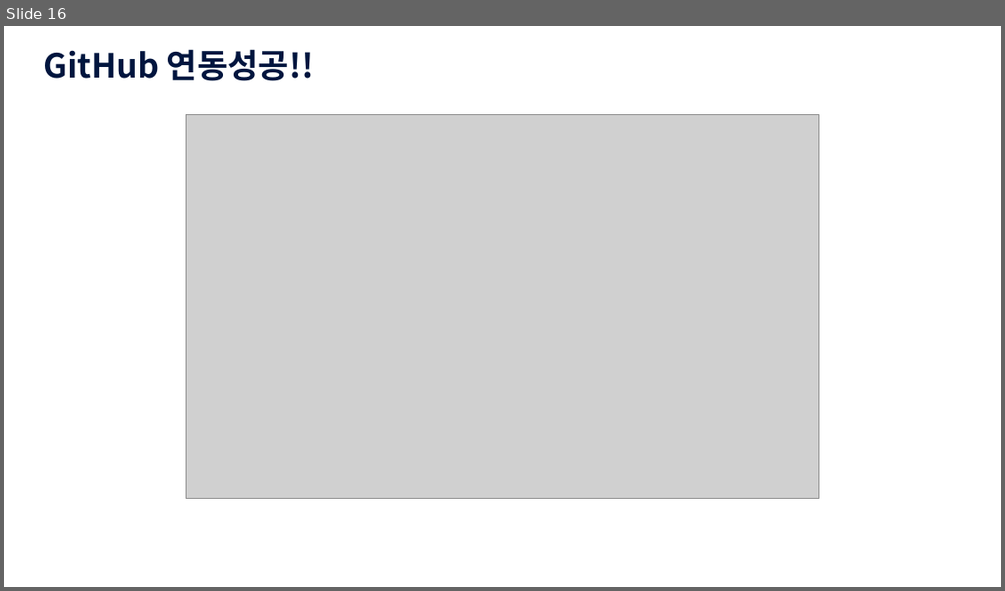
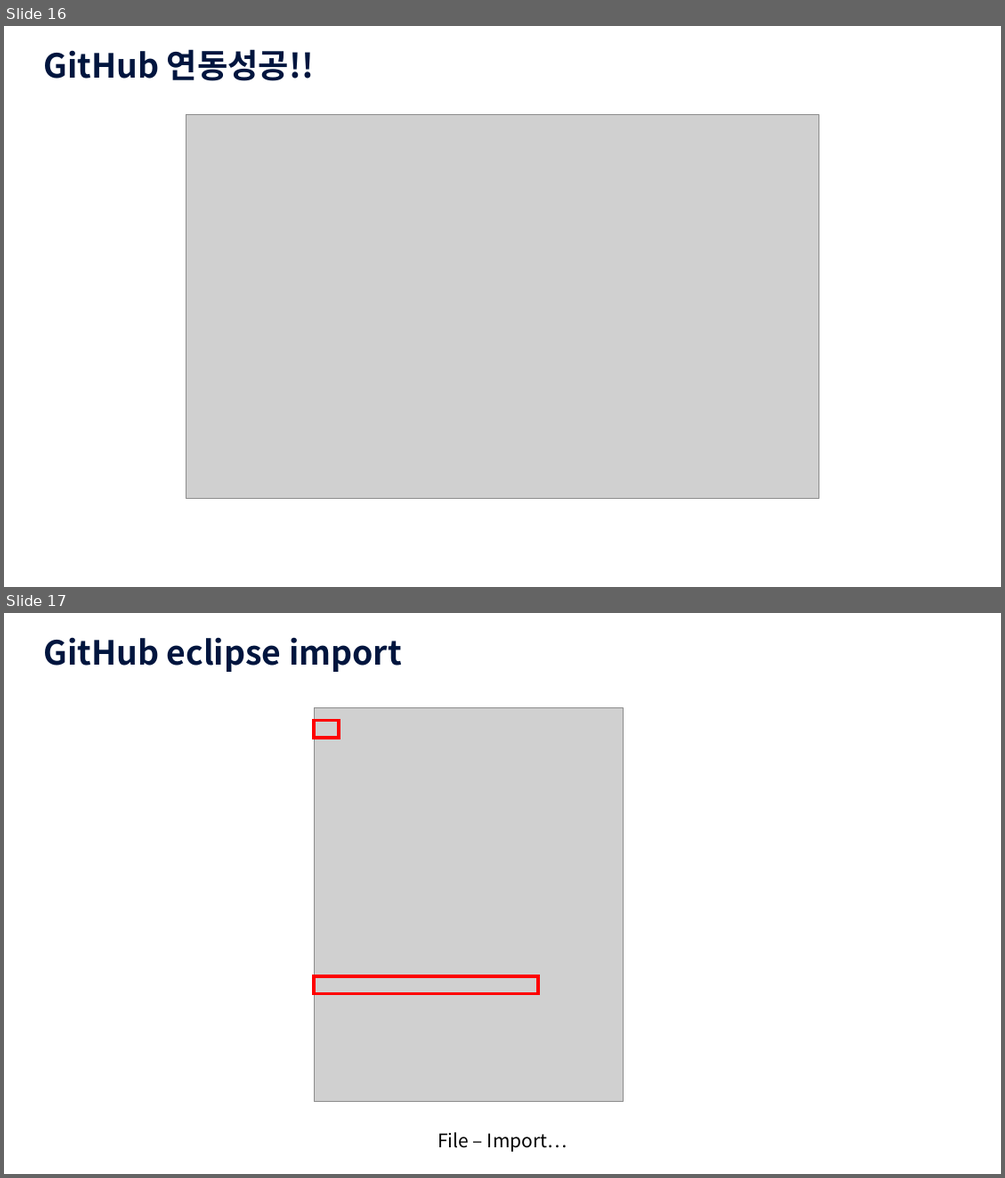
Before and after one commit to dobby2025/JavaSE, a slide deck: JAVA_GitHub연동.pptx. Shown one above the other, each under a label of ours: slide 16 before the commit, slides 16 and 17 after it. The pictures are 1005x591 and 1005x1178 pixels, drawn with LibreOffice and Linux fonts; fonts in the diff are those of the drawing; grey boxes stand for pictures; background and template pictures are left out. Boxes give left, top, right and bottom in pixels: in the first picture for what was removed or moved away, otherwise in the second. Text is boxed around its words. In the diff, an @@ line names an element or a change of style, - is before the commit and + after.

```diff
--- a/JAVA_GitHub연동.pptx
+++ b/JAVA_GitHub연동.pptx
@@ slide 17 added at [4, 613, 1001, 1174], background picture (left out) @@
@@ text added at [43, 637, 402, 672], 32 pt, text #00153E, bold @@
+GitHub eclipse import
@@ picture added at [314, 707, 623, 1102] @@
@@ rectangle added at [314, 720, 339, 737], outline #FF0000 3 pt @@
@@ rectangle added at [314, 976, 538, 994], outline #FF0000 3 pt @@
@@ text added at [437, 1132, 567, 1151], 18 pt, text #000000 @@
+File – Import…
```
Also in this commit, not shown: 14 other slides added.
